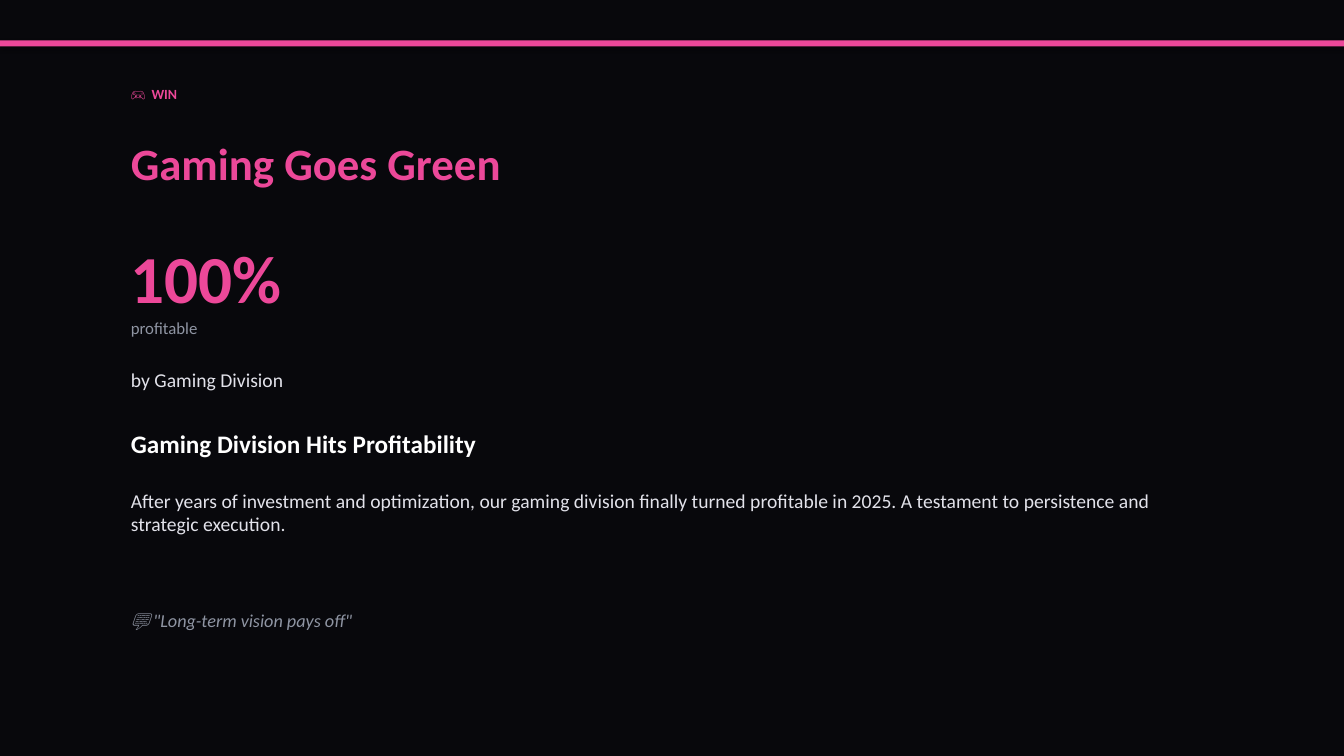
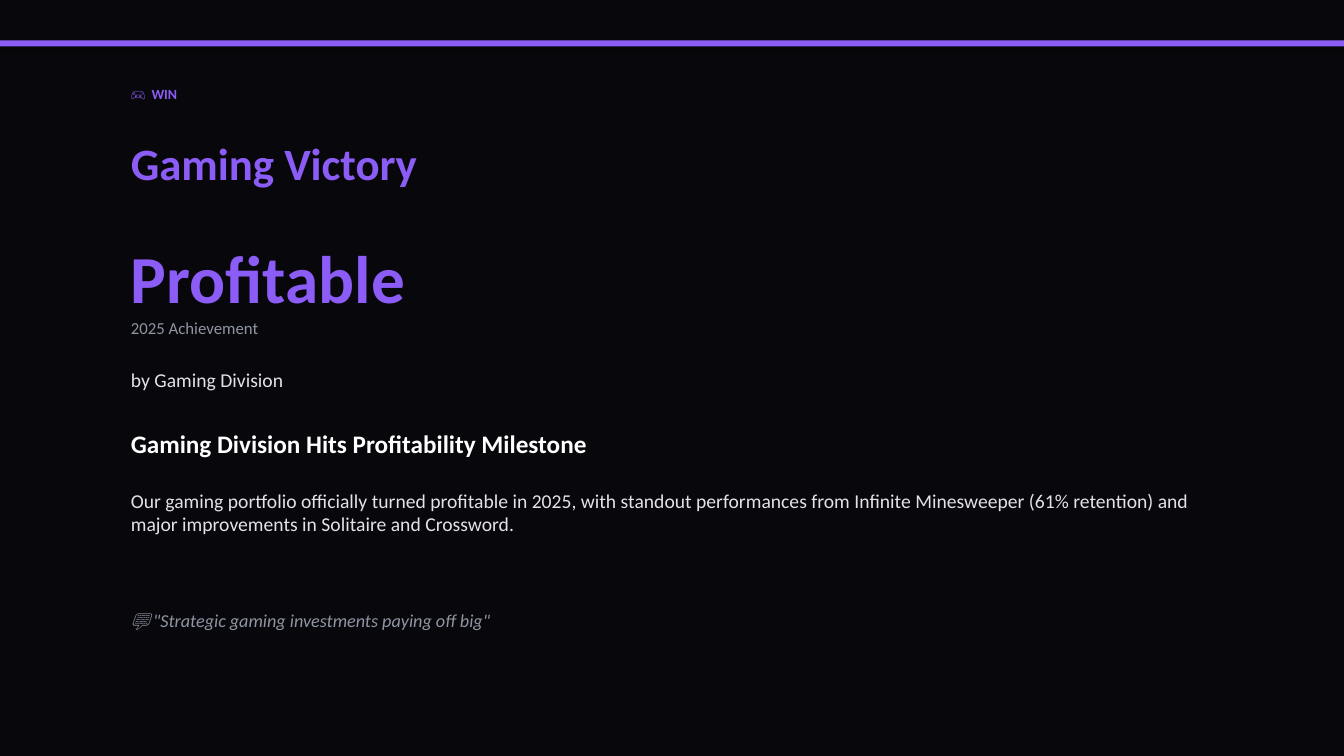
Before and after one commit to liliyagarifullina-maker/appodeal-pulse, a slide deck: slide 14 of data/archive/pulse_2026-03-14.pptx (slide 18 before the commit). Drawn at 1344x756 pixels with LibreOffice and Linux fonts; fonts in the diff are those of the drawing. Boxes give left, top, right and bottom in pixels: in the first picture for what was removed or moved away, otherwise in the second. Text is boxed around its words. In the diff, an @@ line names an element or a change of style, - is before the commit and + after.

```diff
--- a/data/archive/pulse_2026-03-14.pptx
+++ b/data/archive/pulse_2026-03-14.pptx
@@ rectangle at box(0, 40, 1344, 46): fill #EC4899 to #8B5CF6 @@
@@ text "🎮 WIN" at box(152, 90, 178, 99): text colour #EC4899 to #8B5CF6 @@
@@ text at box(131, 148, 417, 188): text changed; text colour #EC4899 to #8B5CF6 @@
-Gaming Goes Green
+Gaming Victory
@@ text at box(131, 255, 405, 304): text changed; size 12 to 48 pt; text colour #8F95A3 to #8B5CF6; bold on @@
-profitable
+Profitable
@@ text removed at box(131, 256, 282, 304) @@
-100%
@@ text added at box(131, 322, 259, 334), 12 pt, text #8F95A3 @@
+2025 Achievement
@@ text at box(131, 435, 586, 458): text changed @@
-Gaming Division Hits Profitability
+Gaming Division Hits Profitability Milestone
@@ text at box(131, 494, 1188, 535): text changed @@
-After years of investment and optimization, our gaming division finally turned profitable in 2025. A testament to persistence and strategic execution.
+Our gaming portfolio officially turned profitable in 2025, with standout performances from Infinite Minesweeper (61% retention) and major improvements in Solitaire and Crossword.
@@ text at box(153, 614, 490, 630): text changed @@
-💬 "Long-term vision pays off"
+💬 "Strategic gaming investments paying off big"
```
Also in this commit, not shown: 13 other slides changed, 2 slides added, 5 slides removed, 2 other files.
